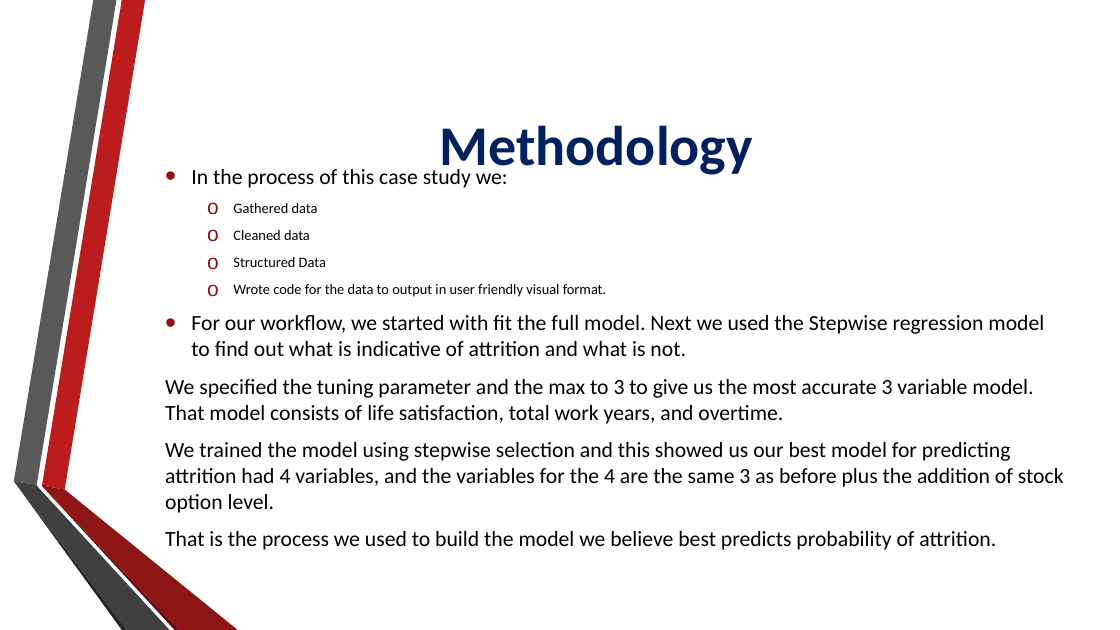
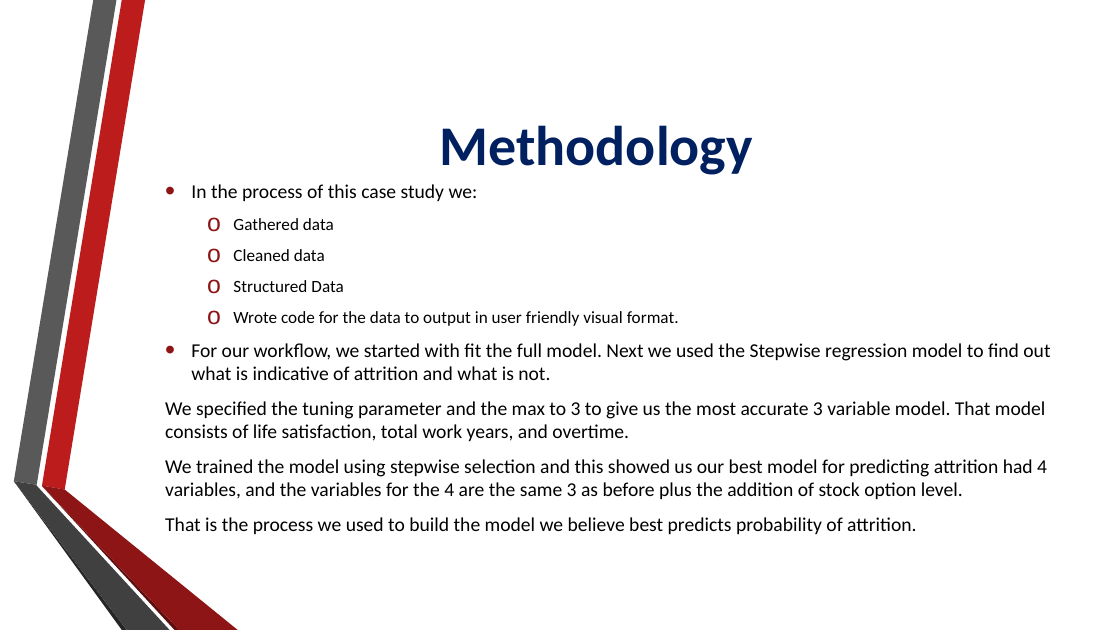
Before and after one commit to MichaelBarker67/CaseStudyTwo, a slide deck: slide 5 of Case Study2.pptx. Drawn at 1120x630 pixels with LibreOffice and Linux fonts; fonts in the diff are those of the drawing; background and template pictures are left out. Boxes give left, top, right and bottom in pixels: in the first picture for what was removed or moved away, otherwise in the second. Text is boxed around its words. In the diff, an @@ line names an element or a change of style, - is before the commit and + after.

```diff
--- a/Case Study2.pptx
+++ b/Case Study2.pptx
@@ text "In the process of this ..." at [165,184,1050,534]: size 18.6 to 16.8 pt in "In the process of this case study ...", "For our workflow, we started with fit ...", "We specified the tuning parameter and the ...", "We trained the model using stepwise selection ..." and 1 more places; size 12.4 to 14.7 pt in "Gathered data", "Cleaned data", "Structured Data", "Wrote code for the data to output ..." @@
```
